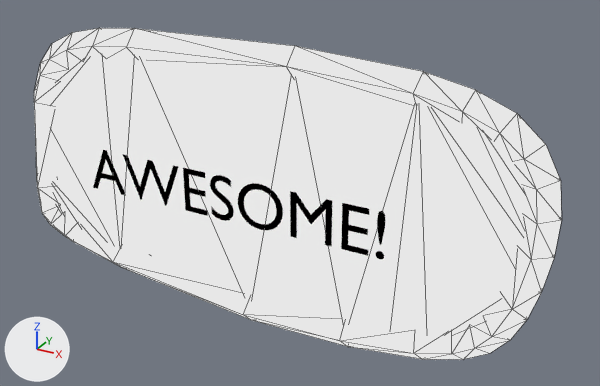
What one commit did to the Blender file Resources/letter_wordballoon.001.blend.
Rendered twice from a 50 mm lens placed at (0.361, -0.582, 0.296), pointed at (0.032, 0.017, -0.003). Every picture has the same lights, and +X, +Y and +Z are marked at lower left. Text is drawn in Blender's own font. Mesh edges are drawn as thin lines on the coarser meshes.

The first picture shows 'Lettering', 'Wordballoon'.
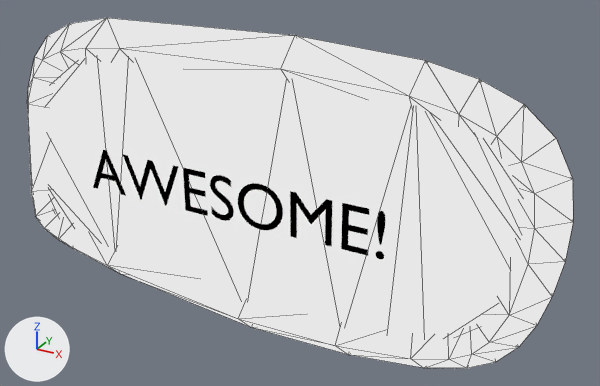
Edits to the bpy script that builds the scene:
```text
Change ob_wordballoon:
    where _m = ob_wordballoon.modifiers.new('Solidify', 'SOLIDIFY')
    _m.thickness: -0.004 -> -0.01
```

Where the change shows, as pixel boxes (x1, y1, x2, y2) in the pictures (600 x 386 px):
'Wordballoon', modifiers changed
    before: (34, 28, 561, 360)
    after: (27, 18, 573, 368)
